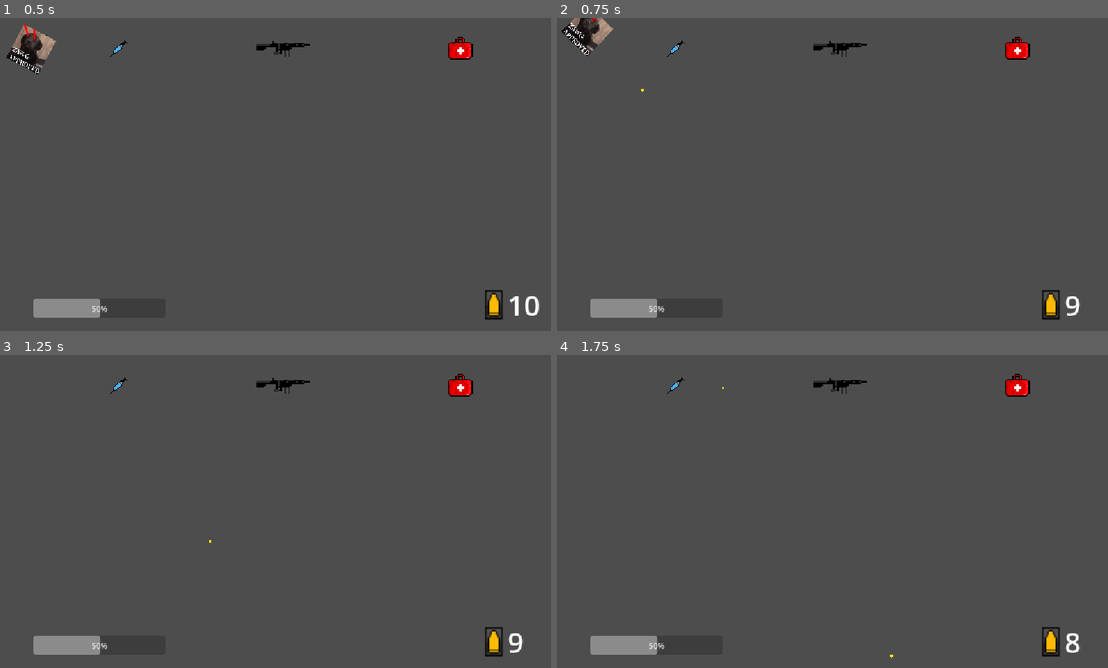
Above: before the commit, frames 1-4 (two rows, left to right).
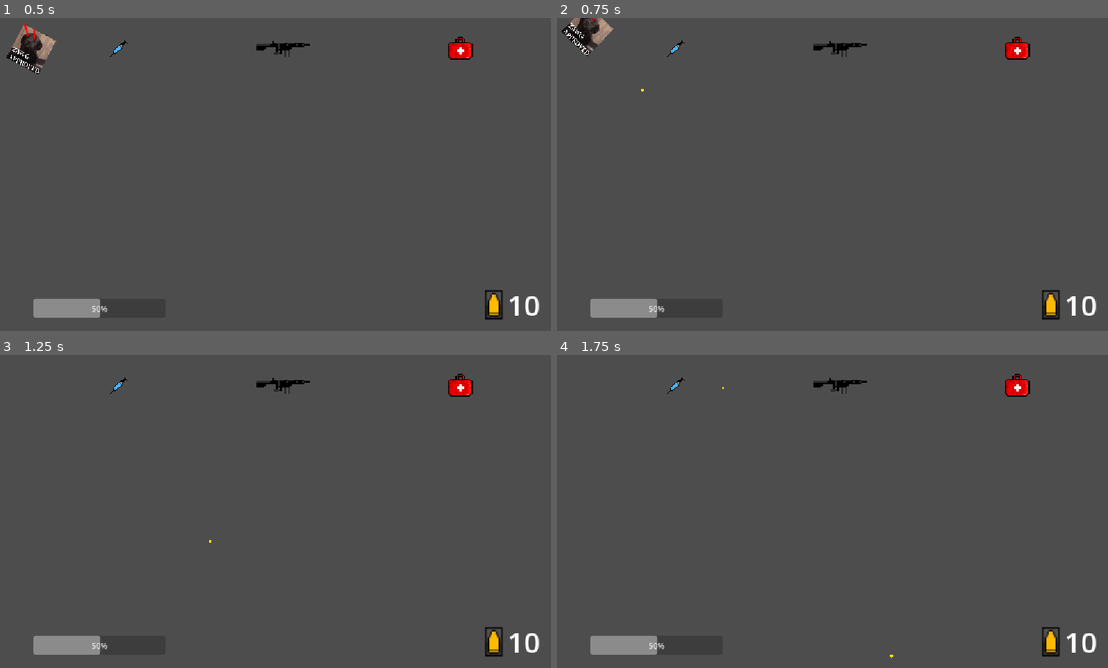
Above: after the commit, the same moments.

Repository: vladydad/Invasion_godot
Game: Godot game, scene res://Tutorial.tscn
The game is run twice, just before and just after one commit, with the same random seed, the same clock (stepped at 60 frames per second) and the same inputs. This scene is started directly instead of the project's main scene. Sound files missing from this copy of the repository are replaced by a short silence.
Inputs (mouse positions are in pixels of both pictures, inside the frame that each line leads up to):
- Up to frame 1 (0.5 s): no input
- Up to frame 2 (0.75 s): tap Enter at 0.5 s; move the mouse to (804, 237) at 0.52 s; hold Up (ui_up) from 0.53 s (still down); click (804, 237) at 0.6 s
- Up to frame 3 (1.25 s): keep holding Up (ui_up)
- Up to frame 4 (1.75 s): keep holding Up (ui_up); move the mouse to (997, 558) at 1.27 s; click (997, 558) at 1.35 s

Frame 1 is identical in both runs. In frame 2, 0.2% of the frame differs, in the area x 92-98%, y 88-96%; in frame 3, 0.2%; in frame 4, 0.2%.

Commit message:
aaa

Diff:
--- a/invasion/player.gd
+++ b/invasion/player.gd
@@ -5,9 +5,9 @@
 var health = 50
 var ammo = 10
 
-@onready var health_bar = $"../HealthBar"
+#@onready var health_bar = $"../HealthBar"
 
-@onready var ammo_label = $"../CanvasLayer/AmmoLabel"
+#@onready var ammo_label = $"../CanvasLayer/AmmoLabel"
 
 func highspeed():
 	speed = 500
@@ -59,10 +59,10 @@
 			shootm4()
 		ammo = ammo - 1
 	elif ammo == 0:
-		ammo_label.text = "Lader..."
+		#ammo_label.text = "Lader..."
 		reload()
-	ammo_label.text = str(ammo)
-	health_bar.value = health
+	#ammo_label.text = str(ammo)
+	#health_bar.value = health
 
 func shootPistol():
 	var bullet = bullet_scene.instantiate()
